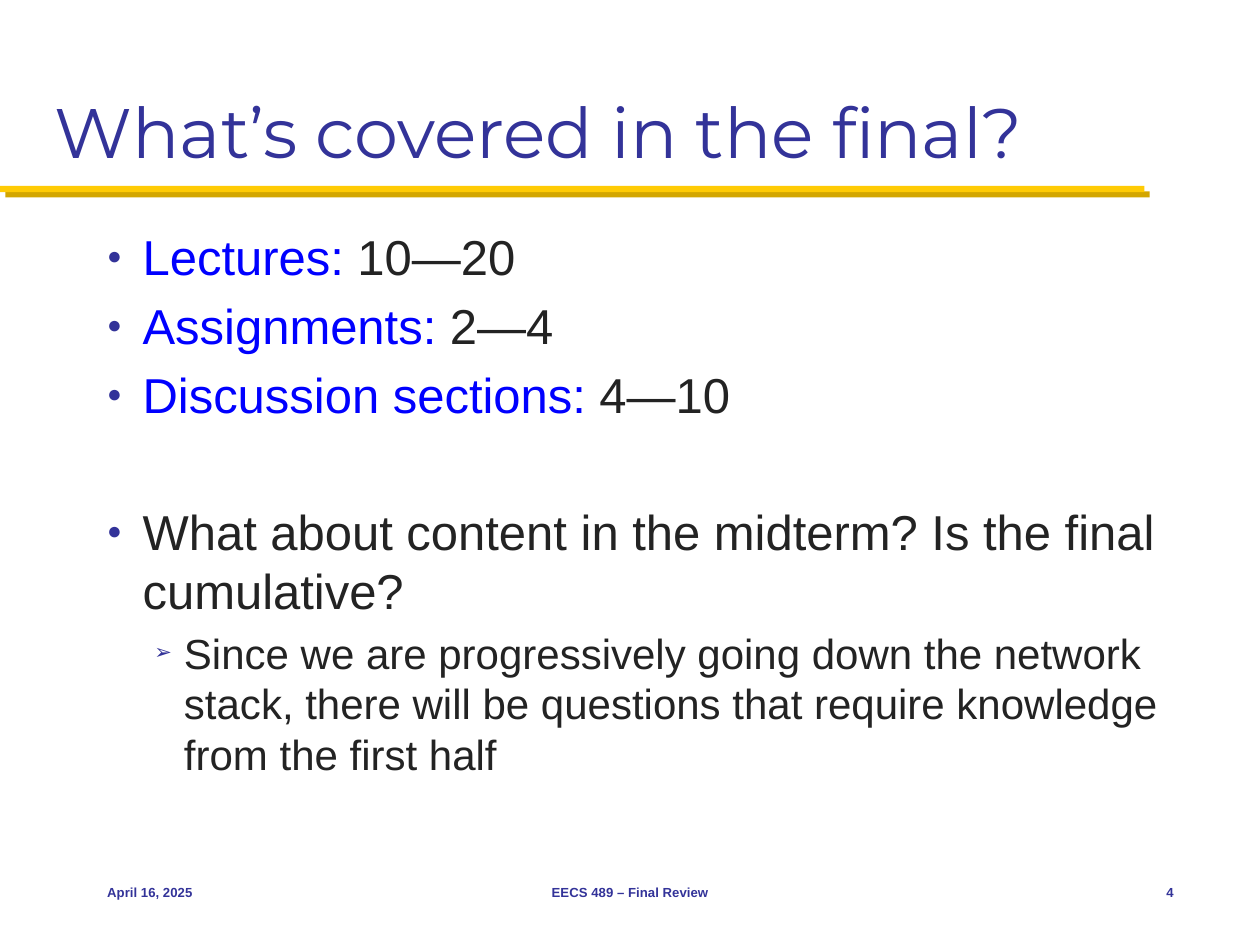
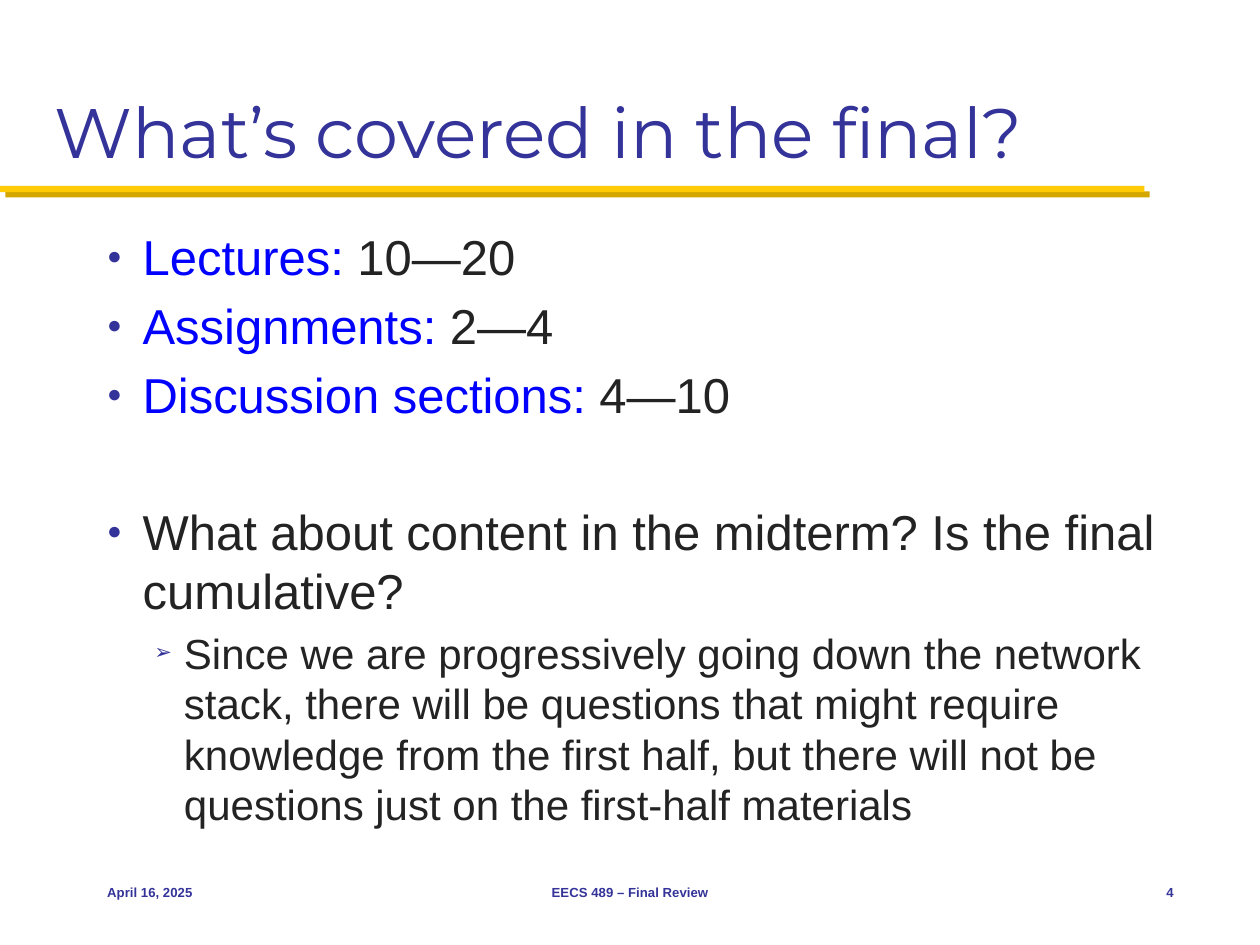
Before and after one commit to mosharaf/eecs489, a slide deck: slide 4 of Slides/041625.pptx. Drawn at 1260x945 pixels with LibreOffice and Linux fonts; fonts in the diff are those of the drawing. Boxes give left, top, right and bottom in pixels: in the first picture for what was removed or moved away, otherwise in the second. Text is boxed around its words. In the diff, an @@ line names an element or a change of style, - is before the commit and + after.

```diff
--- a/Slides/041625.pptx
+++ b/Slides/041625.pptx
@@ text at bbox=[184, 638, 1141, 829]: text changed @@
-  ➢ Since we are progressively going down the network stack, there will be questions that require knowledge from the first half
+  ➢ Since we are progressively going down the network stack, there will be questions that might require knowledge from the first half, but there will not be questions just on the first-half materials
```
Also in this commit, not shown: 5 other slides changed, 3 slides removed, 1 other file.
